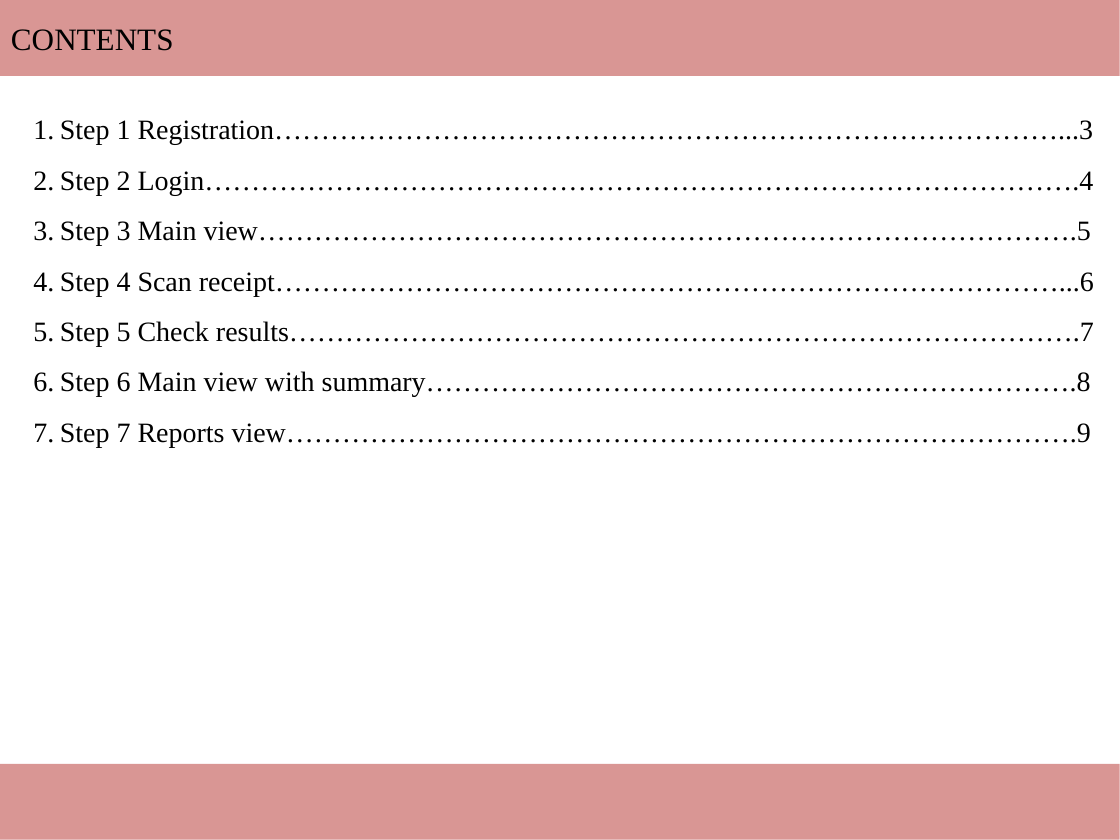
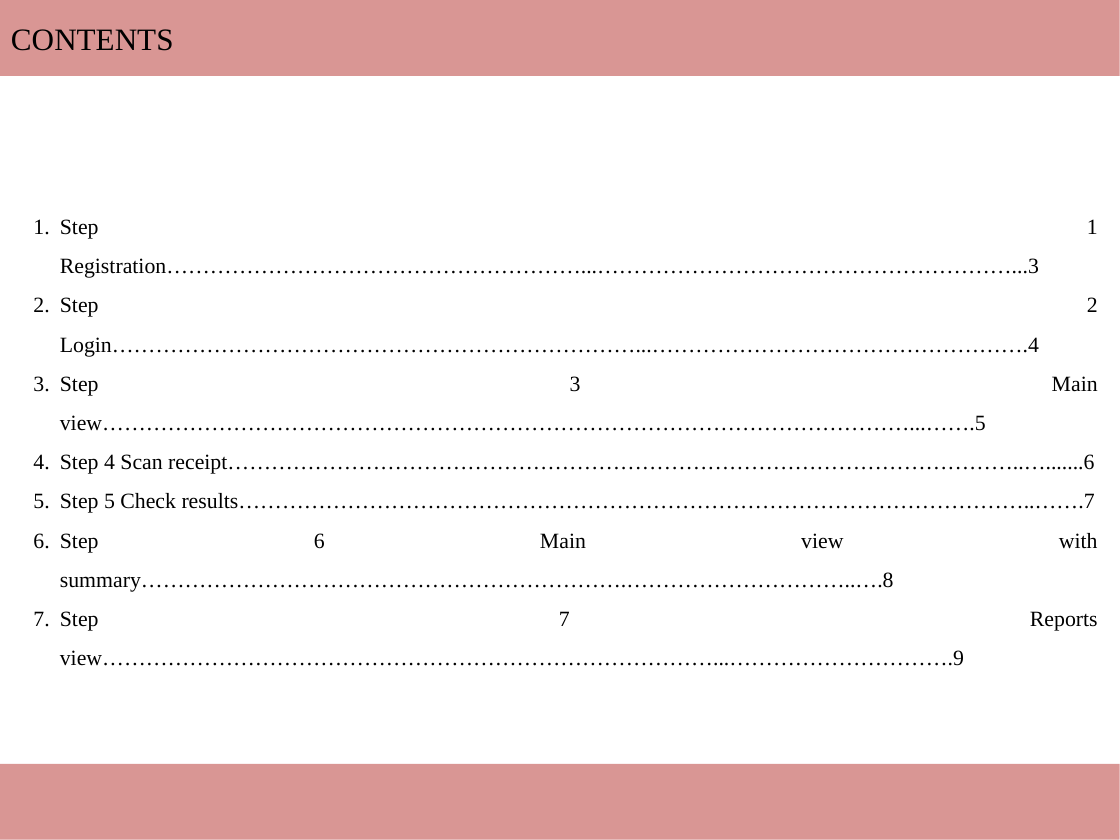
Before and after one commit to ThomasRoehl/ShopAdmin, a slide deck: slide 2 of UserManual/ShopAdmin Handbuch.pptx. Drawn at 1120x840 pixels with LibreOffice and Linux fonts; fonts in the diff are those of the drawing. Boxes give left, top, right and bottom in pixels: in the first picture for what was removed or moved away, otherwise in the second. Text is boxed around its words. In the diff, an @@ line names an element or a change of style, - is before the commit and + after.

```diff
--- a/UserManual/ShopAdmin Handbuch.pptx
+++ b/UserManual/ShopAdmin Handbuch.pptx
@@ text at [60,219,1098,666]: text changed; size 18 to 14 pt @@
-1. Step 1 Registration…………………………………………………………………………...3
-2. Step 2 Login………………………………………………………………………………….4
-3. Step 3 Main view…………………………………………………………………………….5
-4. Step 4 Scan receipt…………………………………………………………………………...6
-5. Step 5 Check results………………………………………………………………………….7
-6. Step 6 Main view with summary…………………………………………………………….8
-7. Step 7 Reports view………………………………………………………………………….9
+1. Step 1 Registration…………………………………………………...…………………………………………………...3
+2. Step 2 Login………………………………………………………………...…………………………………………….4
+3. Step 3 Main view…………………………………………………………………………………………………...…….5
+4. Step 4 Scan receipt………………………………………………………………………………………………..….......6
+5. Step 5 Check results………………………………………………………………………………………………..…….7
+6. Step 6 Main view with summary………………………………………………………….…………………………..….8
+7. Step 7 Reports view…………………………………………………………………………...………………………….9
```
Also in this commit, not shown: 7 other slides changed, 1 other file.
